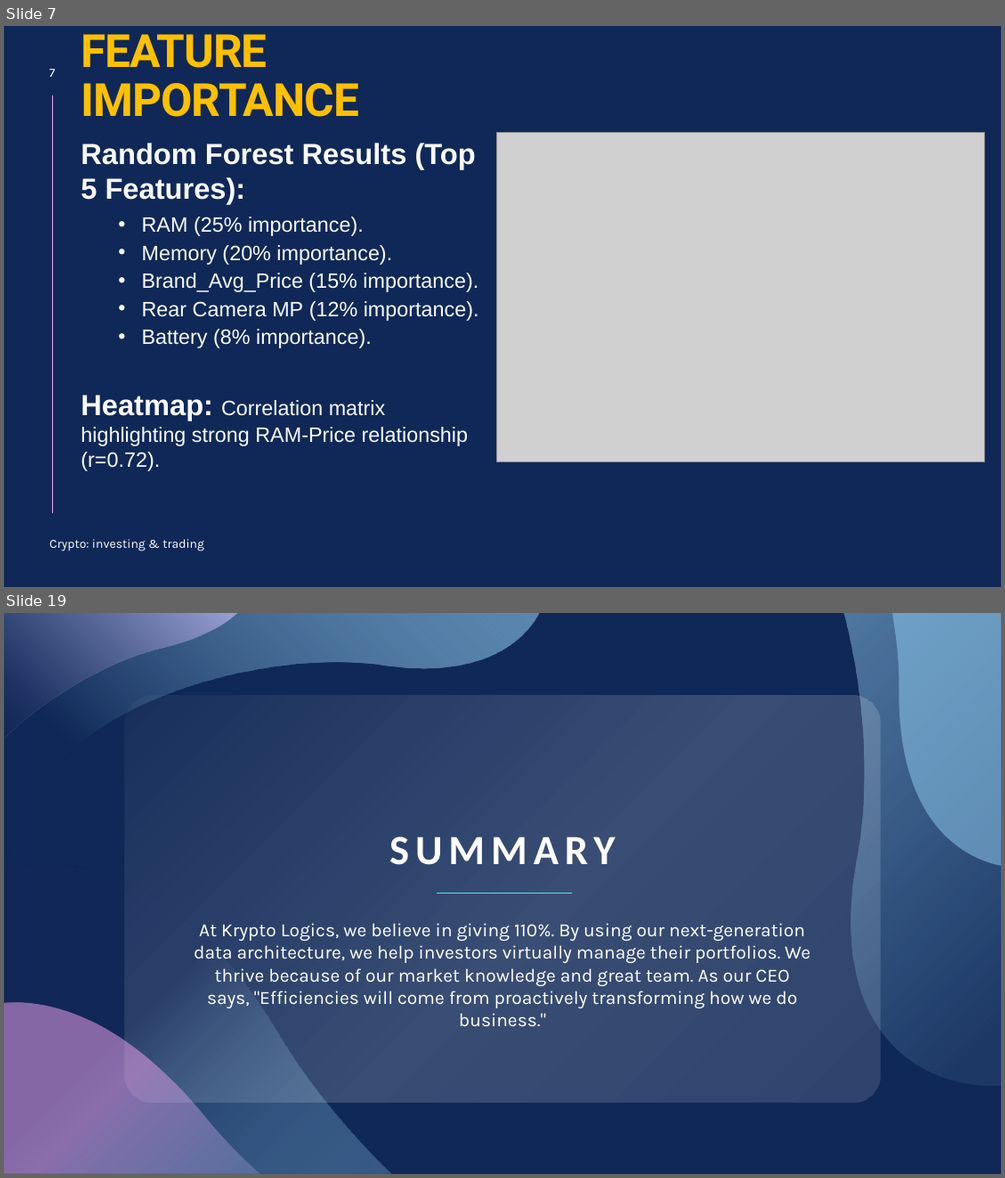
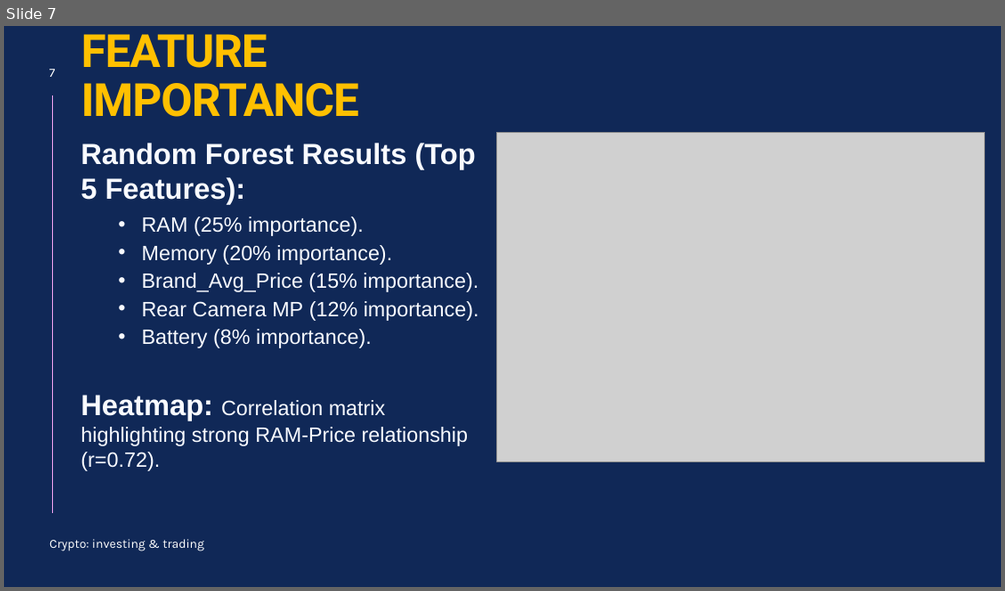
Before and after one commit to tayade-aniket/mobile-price-prediction-NHIS, a slide deck: ppt.pptx. Shown one above the other, each under a label of ours: slides 7 and 19 before the commit, slide 7 after it; the slides between them are not shown. The pictures are 1005x1178 and 1005x591 pixels, drawn with LibreOffice and Linux fonts; fonts in the diff are those of the drawing; grey boxes stand for pictures. Boxes give left, top, right and bottom in pixels: in the first picture for what was removed or moved away, otherwise in the second. Text is boxed around its words. In the diff, an @@ line names an element or a change of style, - is before the commit and + after.

```diff
--- a/ppt.pptx
+++ b/ppt.pptx
@@ slide 19 removed at (4, 613, 1001, 1174), background #102857 @@
@@ freeform shape removed at (4, 613, 540, 868) @@
@@ freeform shape removed at (4, 613, 238, 738) @@
@@ freeform shape removed at (844, 613, 1001, 1085) @@
@@ freeform shape removed at (892, 613, 1001, 866) @@
@@ rounded rectangle removed at (124, 695, 881, 1102) @@
@@ title removed at (389, 836, 615, 865) @@
-SUMMARY
@@ freeform shape removed at (4, 865, 392, 1174) @@
@@ line removed from (572, 893) to (437, 893) @@
@@ subtitle removed at (194, 923, 810, 1008) @@
-At Krypto Logics, we believe in giving 110%. By using our next-generation data architecture, we help investors virtually manage their portfolios. We thrive because of our market knowledge and great team. As our CEO says, "Efficiencies will come from proactively transforming how we do business."
@@ freeform shape removed at (4, 1003, 259, 1174) @@
```
Also in this commit, not shown: 1 slide changed, 5 slides added, 12 other slides removed, 2 other files.
